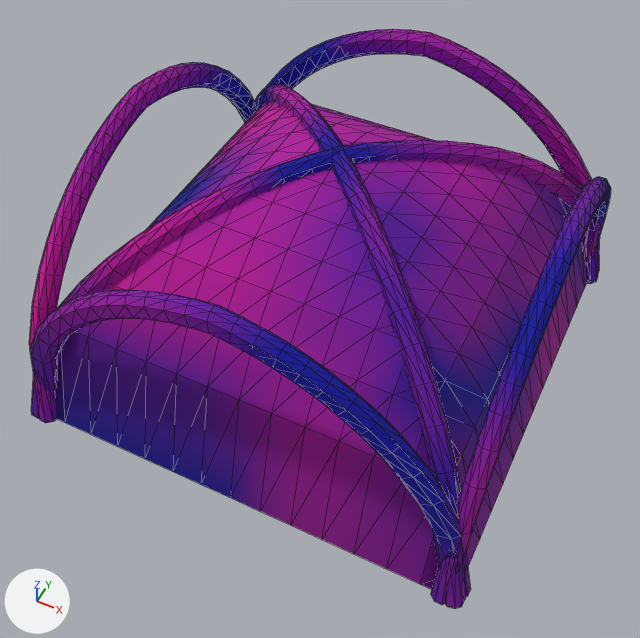
One commit to the glTF model assets/kit/vault_bay_4x4.glb: the scene before it, then after it.
Rendered twice from a 50 mm camera at (2.42, -5.17, 6.64) aimed at (0.05, -0.42, 0.7). Lighting does not change. The marker at lower left points along +X, +Y and +Z. The older version comes first. Mesh edges are drawn as thin lines. Vertices at exactly the same position are counted once.

The first picture shows 'rib_diag', 'rib_diag.001', 'rib_edge', 'rib_edge.001', 'rib_edge.002', 'rib_edge.003', 'vault_web'.
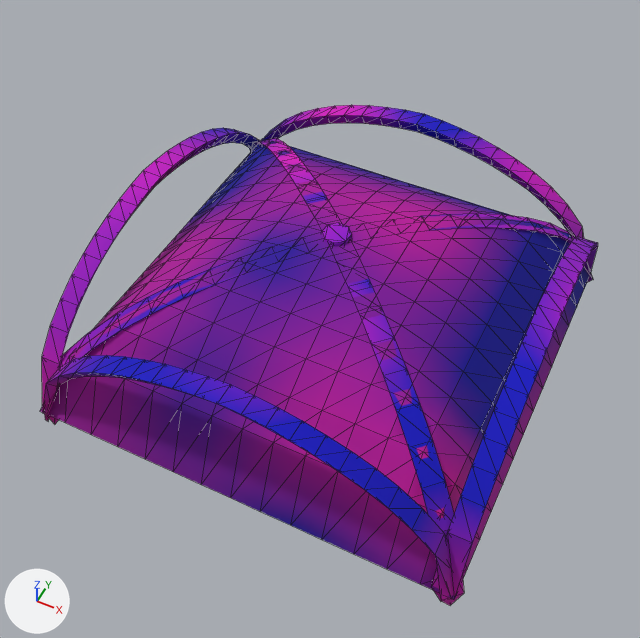
Pixel boxes [x1, y1, x2, y2] of what changed, in the pictures (640 x 638 px; the box of a moved part takes in the faces that stretch with it):
'vault_web', recoloured, rescaled
    before: [55, 101, 587, 589]
    after: [40, 139, 592, 600]
'vault_ribs', added
    after: [42, 105, 598, 605]
'rib_edge', deleted
    before: [30, 290, 471, 597]
'rib_diag.001', deleted
    before: [252, 85, 465, 609]
'rib_diag', deleted
    before: [31, 140, 599, 419]
'rib_edge.003', deleted
    before: [431, 177, 611, 605]
'rib_edge.002', deleted
    before: [29, 62, 254, 423]
'rib_edge.001', deleted
    before: [265, 29, 600, 284]
part 1 of me_vault_web, moved or reshaped
    before: [55, 101, 587, 584]
    after: [40, 139, 592, 584]
part 2 of me_vault_web, recoloured
    before: [117, 110, 552, 589]
    after: [118, 159, 552, 600]
part 3 of me_vault_web, recoloured
    before: [117, 101, 569, 539]
    after: [132, 151, 569, 539]
part 4 of me_vault_web, recoloured
    before: [55, 155, 523, 584]
    after: [40, 219, 523, 584]
part 5 of me_vault_web, recoloured
    before: [88, 106, 502, 539]
    after: [101, 166, 491, 539]
part 6 of me_vault_web, recoloured
    before: [258, 102, 587, 401]
    after: [193, 139, 592, 429]

Patch to the scene script:
```diff
--- a/assets/kit/vault_bay_4x4.glb.py
+++ b/assets/kit/vault_bay_4x4.glb.py
@@ me_vault_web @@
 # used by ob_vault_web; location = (0.0, 0.0, 0.0)
-me_vault_web.from_pydata(...)  # 225 vertices, 392 faces; spans x -2.02..2.02, y -2.02..2.02, z 0.0..2.19
+me_vault_web.from_pydata(...)  # 225 vertices, 392 faces; spans x -2.02..2.02, y -2.02..2.02, z 0.0..1.36
+# me_vault_web part 1: the whole mesh is scaled about the mesh origin by (1, 1, 0.62)
+# me_vault_web part 2: 84 faces centred in x -1.93..1.93, y -1.93..1.35, z 0.0..2.14 are repainted in the vertex colours; the middle colour goes from purple #8900bd to purple #8400bd
+# me_vault_web part 3: 81 faces centred in x -1.35..1.93, y -1.93..1.93, z 0.35..2.16 are repainted in the vertex colours; the middle colour goes from pink #c600bf to purple #6800bf
+# me_vault_web part 4: 74 faces centred in x -1.93..1.93, y -1.93..0.19, z 0.35..2.09 are repainted in the vertex colours; the middle colour goes from purple #7a00ba to pink #b700ba
+# me_vault_web part 5: 73 faces centred in x -1.93..1.06, y -1.83..1.06, z 0.35..2.16 are repainted in the vertex colours; the middle colour goes from pink #ba00c1 to pink #bb00c1
+# me_vault_web part 6: 80 faces centred in x -1.93..1.93, y -0.77..1.93, z 0.0..1.55 are repainted in the vertex colours; the middle colour goes from purple #9000ba to blue #0000ba
 me_vault_web.materials.append(mat_m_stone)
@@ me_vault_ribs @@
+me_vault_ribs.from_pydata(...)  # 377 vertices, 732 faces; spans x -2.07..2.07, y -2.07..2.07, z -0.18..1.34
+me_vault_ribs.materials.append(mat_m_stone_trim)
@@ ob_rib_diag @@
-ob_rib_diag = bpy.data.objects.new('rib_diag', me_rib_diag)
-ob_rib_diag.location = (0.0, 0.0, 0.0)
@@ ob_rib_diag_001 @@
-ob_rib_diag_001 = bpy.data.objects.new('rib_diag.001', me_rib_diag_001)
-ob_rib_diag_001.location = (0.0, 0.0, 0.0)
@@ ob_rib_edge @@
-ob_rib_edge = bpy.data.objects.new('rib_edge', me_rib_edge)
-ob_rib_edge.location = (0.0, 0.0, 0.0)
@@ ob_rib_edge_001 @@
-ob_rib_edge_001 = bpy.data.objects.new('rib_edge.001', me_rib_edge_001)
-ob_rib_edge_001.location = (0.0, 0.0, 0.0)
@@ ob_rib_edge_002 @@
-ob_rib_edge_002 = bpy.data.objects.new('rib_edge.002', me_rib_edge_002)
-ob_rib_edge_002.location = (0.0, 0.0, 0.0)
@@ ob_rib_edge_003 @@
-ob_rib_edge_003 = bpy.data.objects.new('rib_edge.003', me_rib_edge_003)
-ob_rib_edge_003.location = (0.0, 0.0, 0.0)
@@ ob_vault_ribs @@
+ob_vault_ribs = bpy.data.objects.new('vault_ribs', me_vault_ribs)
+ob_vault_ribs.location = (0.0, 0.0, 0.0)
```
